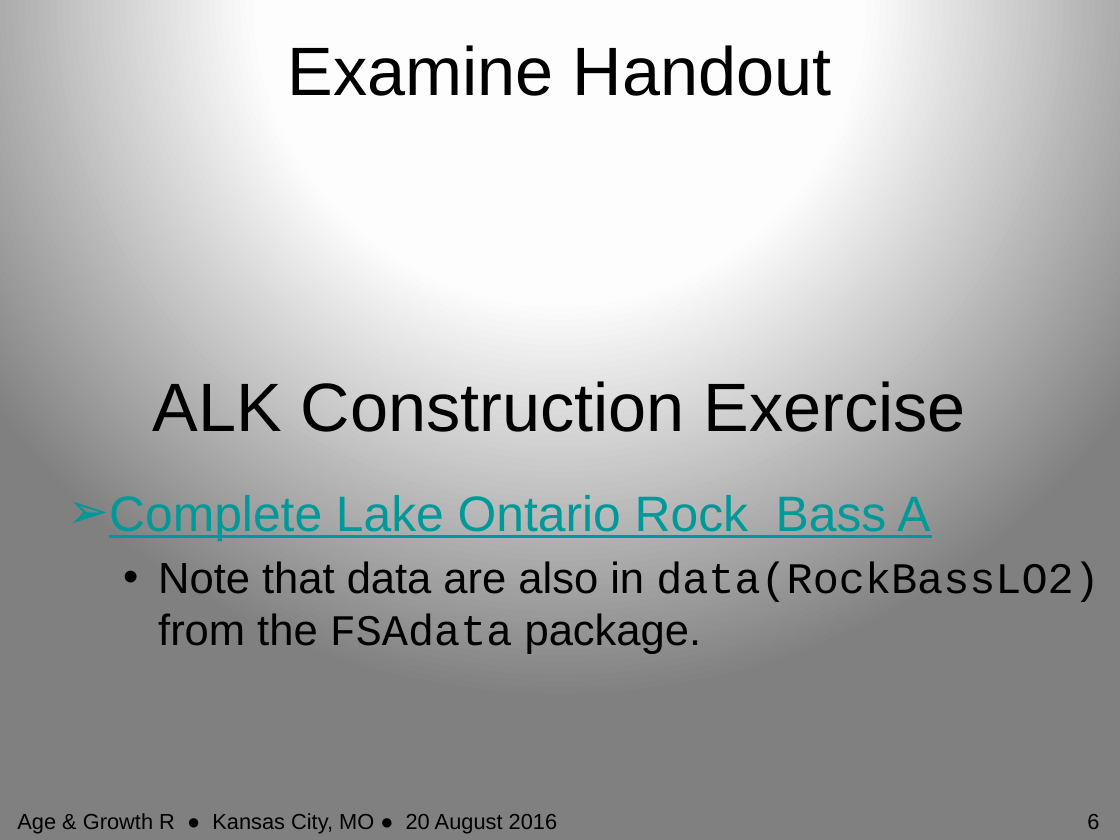
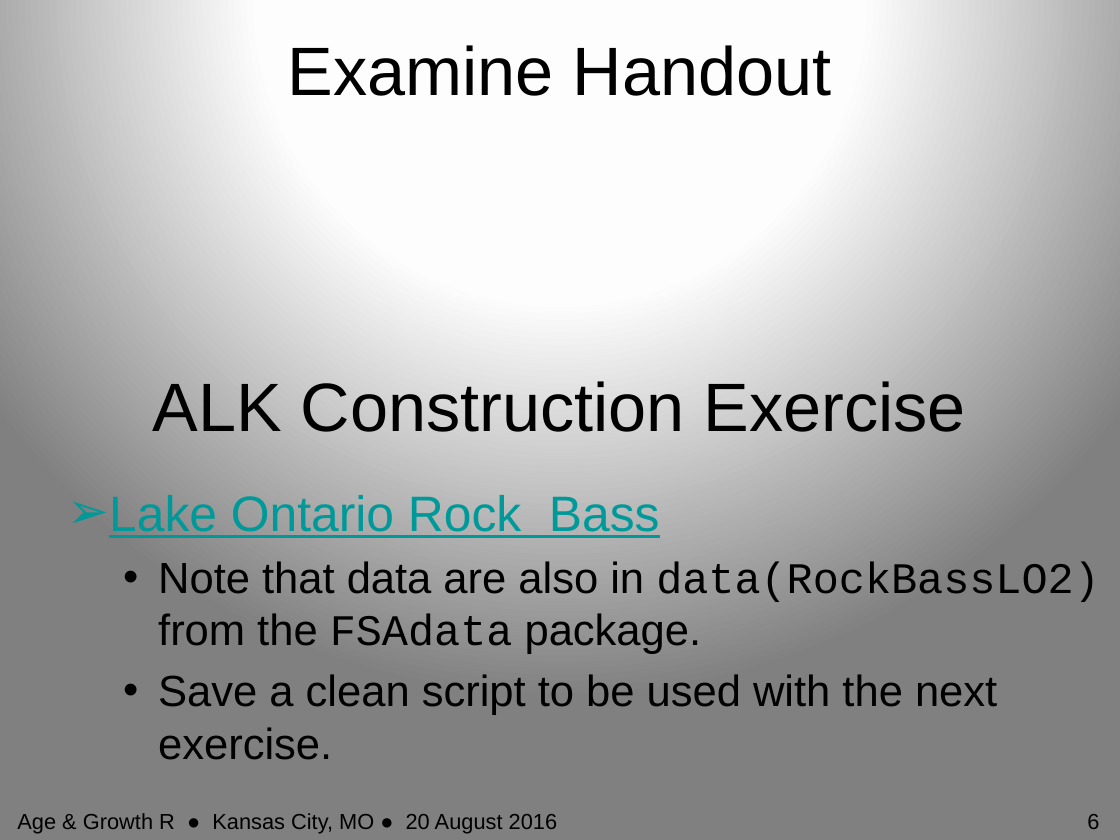
Before and after one commit to anhnguyendepocen/RCourseKC2016, a slide deck: slide 6 of Slides/AgeLengthKey.pptx. Drawn at 1120x840 pixels with LibreOffice and Linux fonts; fonts in the diff are those of the drawing. Boxes give left, top, right and bottom in pixels: in the first picture for what was removed or moved away, otherwise in the second. Text is boxed around its words. In the diff, an @@ line names an element or a change of style, - is before the commit and + after.

Commit message:
Updated slides and handouts

```diff
--- a/Slides/AgeLengthKey.pptx
+++ b/Slides/AgeLengthKey.pptx
@@ text at [109,495,660,538]: text changed @@
-➢ Complete Lake Ontario Rock Bass A
+➢ Lake Ontario Rock Bass
@@ text at [158,674,997,715]: paragraph added @@
+  • Save a clean script to be used with the next exercise.
```
Also in this commit, not shown: 1 other slide changed, 1 slide added, 1 slide removed, 23 other files.
